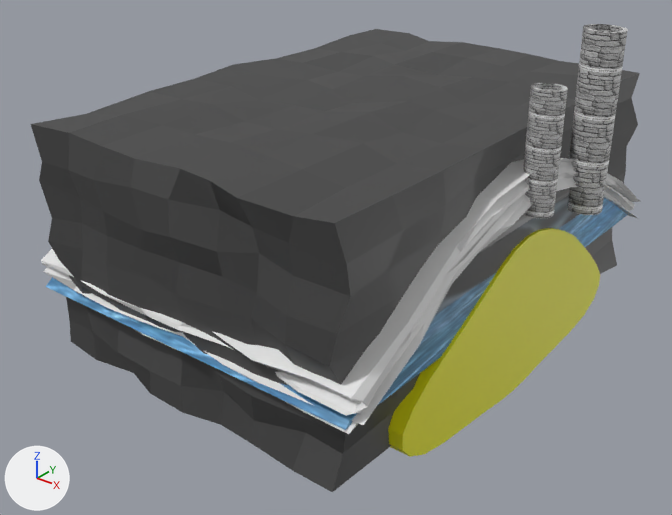
The glTF model well underground earthblenr uncut.gltf as it was, and as the next commit left it.
One viewpoint serves both versions: a 50 mm lens placed at (27.8, -38.5, 20.4), pointed at (-1.2, -2.4, -2.0). The axes (+X, +Y, +Z) are drawn at lower left. The lights are the same throughout. Where no turn or scale is listed for an object, it has been applied to the vertices.
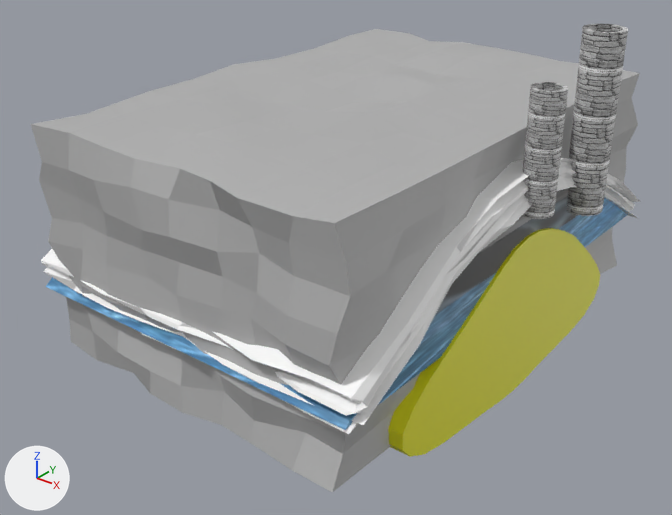
The edits, one by one:
Material 'Material' (mat_material) changes colour from black #424242 to grey #b3b3b3; in linear values from (0.054, 0.054, 0.054) to (0.451, 0.451, 0.451).
Object 'Cylinder.001' (ob_cylinder_001) is rescaled from (0.839, 0.727, 3.09) to (0.839, 0.859, 3.09).
Object 'Cylinder.002' (ob_cylinder_002) is rescaled from (0.839, 0.727, 4.34) to (0.839, 0.859, 4.34).

Pixel boxes (x1, y1, x2, y2) of what changed, in the pictures (672 x 515 px):
'Cube', recoloured
    both: (31, 29, 640, 492)
'Cylinder.002', rescaled
    before: (568, 24, 628, 215)
    after: (567, 24, 628, 216)
'Cylinder.001', rescaled
    before: (523, 83, 568, 218)
    after: (523, 82, 568, 219)
